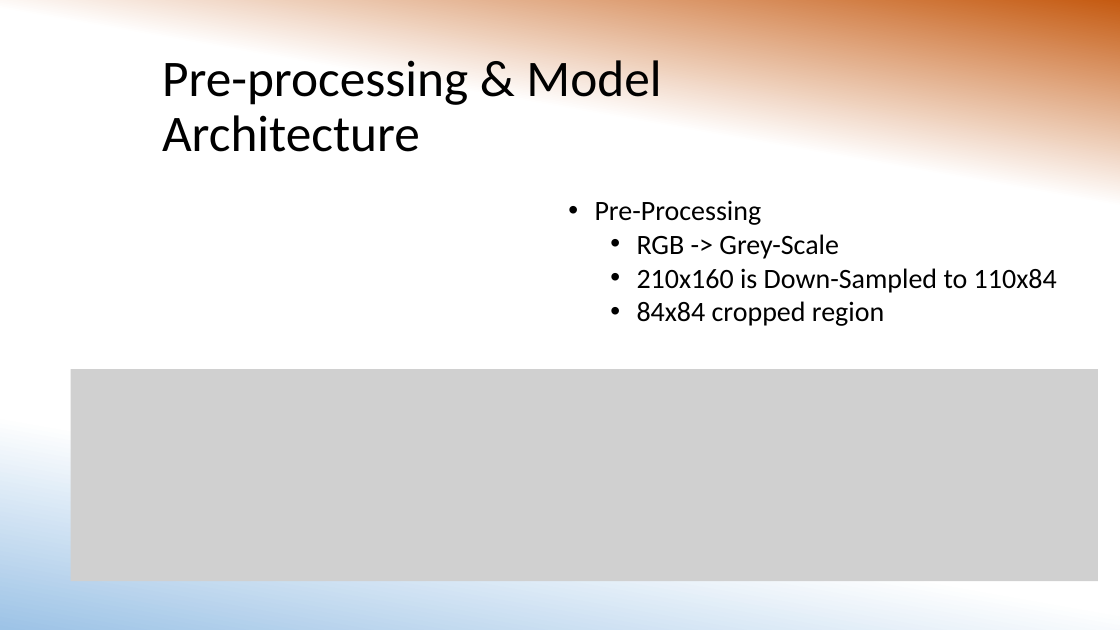
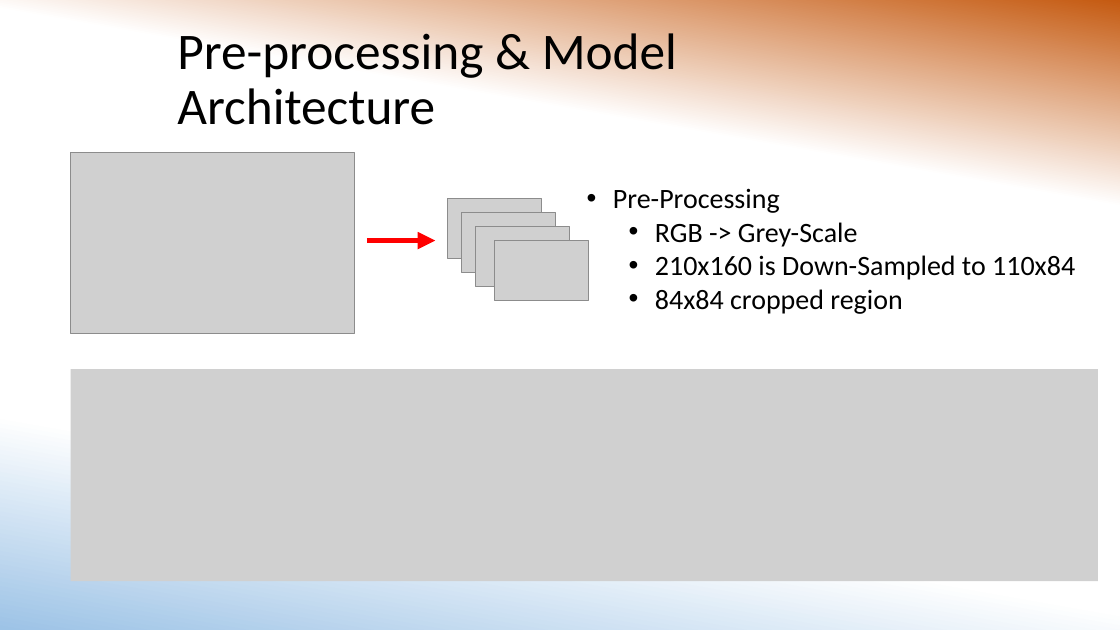
Before and after one commit to MorganMWJ/sem1020-paper-presentations, a slide deck: slide 7 of DQN/dqn_slides.pptx. Drawn at 1120x630 pixels with LibreOffice and Linux fonts; fonts in the diff are those of the drawing; grey boxes stand for pictures. Boxes give left, top, right and bottom in pixels: in the first picture for what was removed or moved away, otherwise in the second. Text is boxed around its words. In the diff, an @@ line names an element or a change of style, - is before the commit and + after.

```diff
--- a/DQN/dqn_slides.pptx
+++ b/DQN/dqn_slides.pptx
@@ title "Pre-processing & Model Architecture": place and size @@
-title "Pre-processing & Model Architecture" at (162,54,661,152)
+title "Pre-processing & Model Architecture" at (177,27,677,125)
@@ picture added at (71,152,355,333) @@
@@ text "Pre-Processing": place and size @@
-text "Pre-Processing" at (595,201,1057,326)
+text "Pre-Processing" at (613,188,1075,314)
@@ arrow added from (367, 240) to (435, 240), #FF0000 5 pt @@
@@ group added at (448,198,589,300): 4 pictures @@
```
Also in this commit, not shown: 4 other slides changed, 1 other file.
